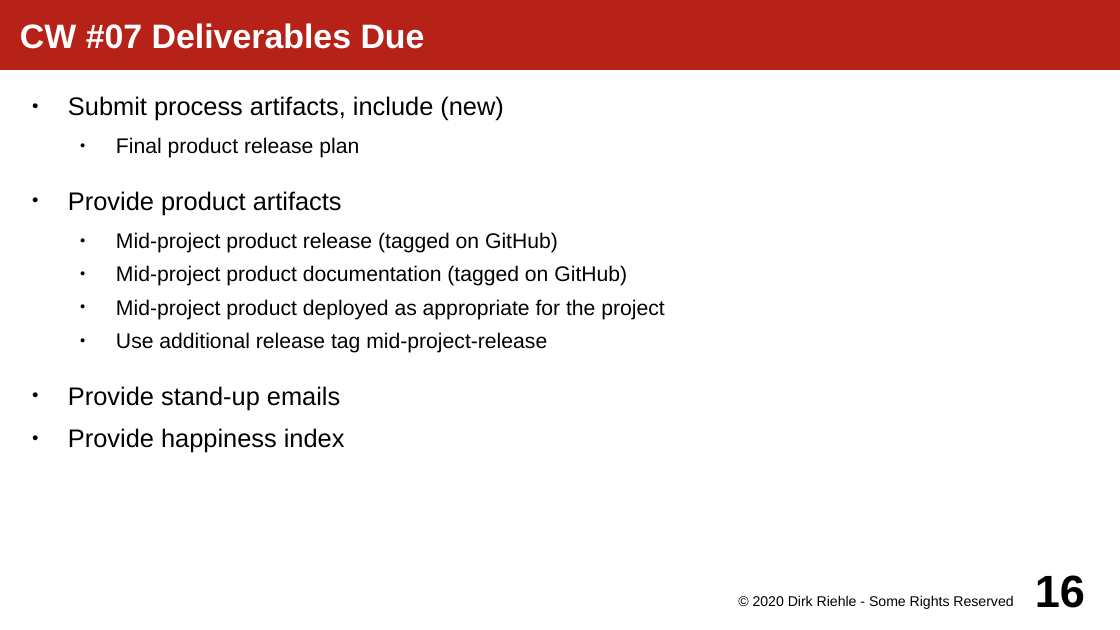
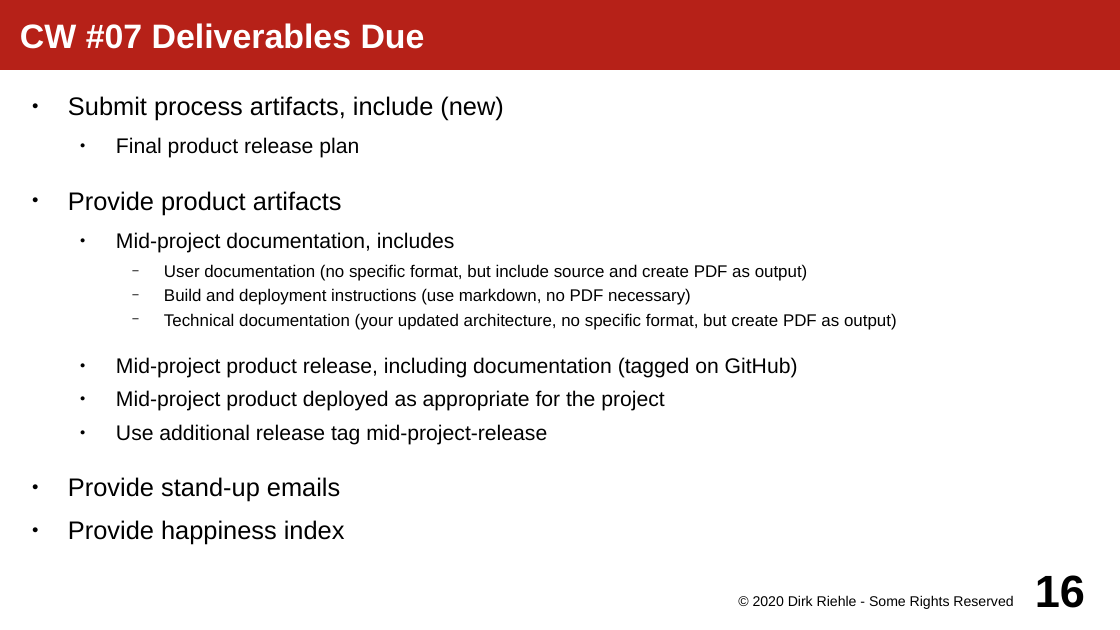
Before and after one commit to dirkriehle/amos-course, a slide deck: slide 16 of Lecture slides/AMOS A02 - Course Schedule.odp. Drawn at 1120x630 pixels with LibreOffice and Linux fonts; fonts in the diff are those of the drawing. Boxes give left, top, right and bottom in pixels: in the first picture for what was removed or moved away, otherwise in the second. Text is boxed around its words. In the diff, an @@ line names an element or a change of style, - is before the commit and + after.

```diff
--- a/Lecture slides/AMOS A02 - Course Schedule.odp
+++ b/Lecture slides/AMOS A02 - Course Schedule.odp
@@ text at (116, 232, 897, 378): text changed; size 15 to 12 pt @@
-  ● Mid-project product release (tagged on GitHub)
-  ● Mid-project product documentation (tagged on GitHub)
+  ● Mid-project documentation, includes
+    − User documentation (no specific format, but include source and create PDF as output)
+    − Build and deployment instructions (use markdown, no PDF necessary)
+    − Technical documentation (your updated architecture, no specific format, but create PDF as output)
+  ● Mid-project product release, including documentation (tagged on GitHub)
```
Also in this commit, not shown: 6 other slides changed, 4 other files.
